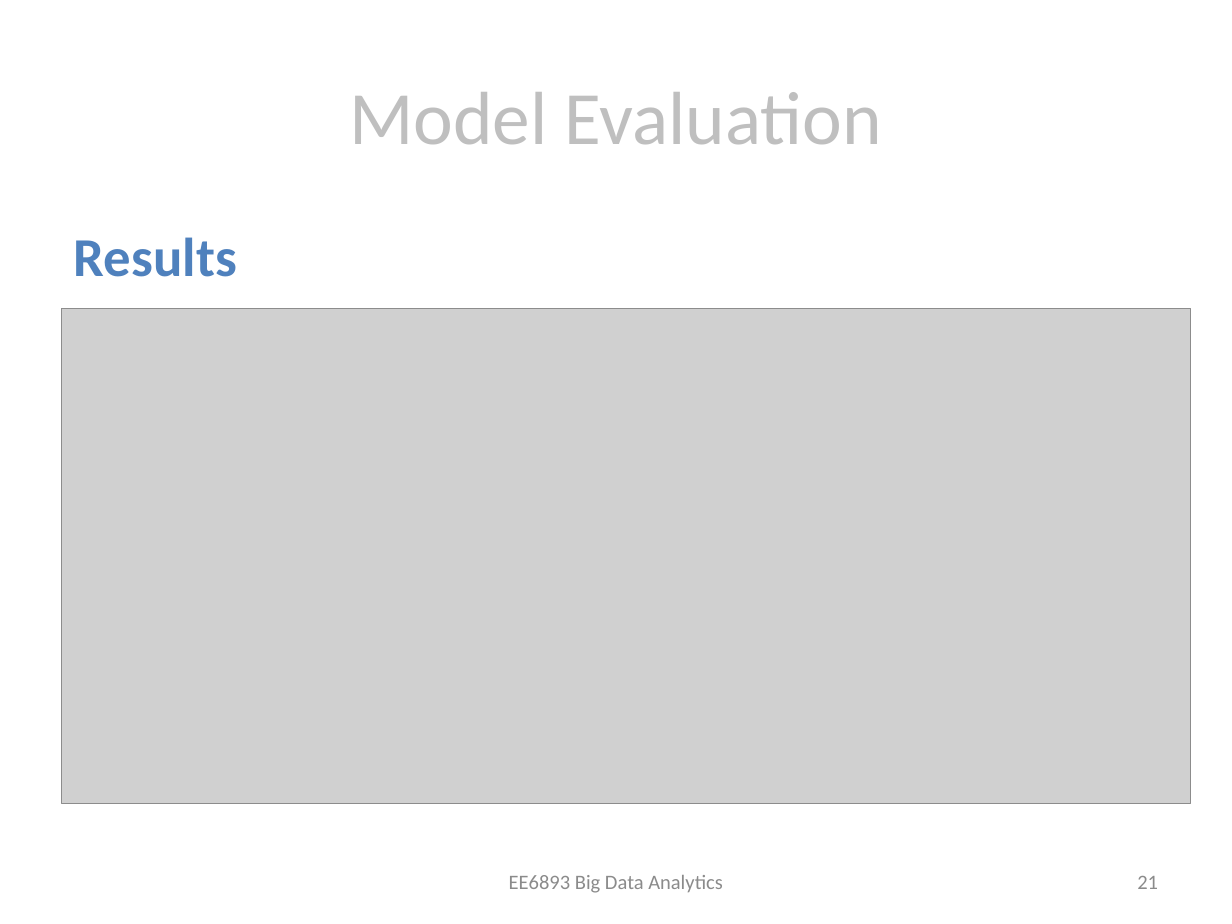
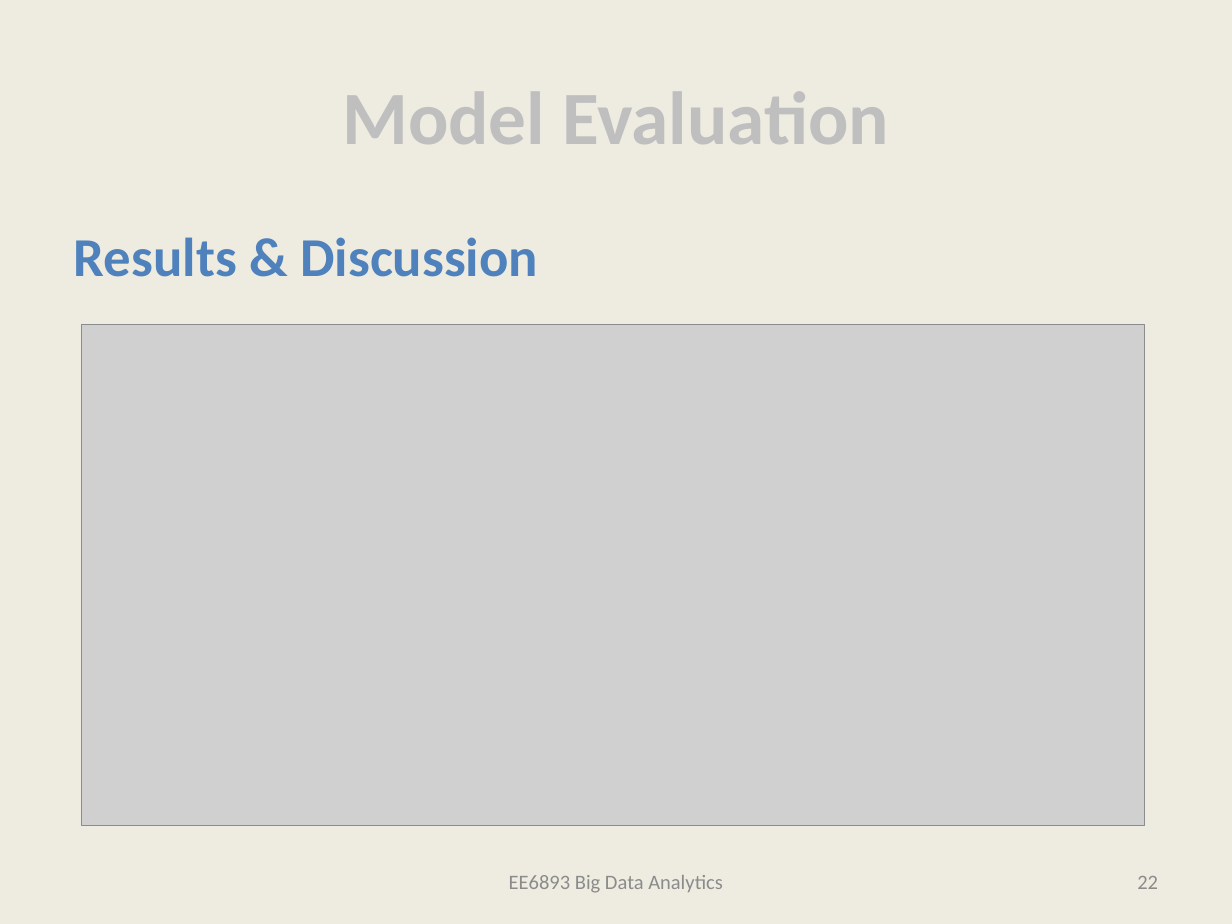
Before and after one commit to bertomartin/big-data-analytics, a slide deck: slide 21 of FinalPresentation.pptx (slide 20 before the commit). Drawn at 1232x924 pixels with LibreOffice and Linux fonts; fonts in the diff are those of the drawing; grey boxes stand for pictures. Boxes give left, top, right and bottom in pixels: in the first picture for what was removed or moved away, otherwise in the second. Text is boxed around its words. In the diff, an @@ line names an element or a change of style, - is before the commit and + after.

Commit message:
updating models. moving combined_features to live under models

```diff
--- a/FinalPresentation.pptx
+++ b/FinalPresentation.pptx
@@ background #FFFFFF to #EEECE1 @@
@@ title "Model Evaluation" at (342, 91, 889, 144): bold on @@
@@ text at (74, 237, 538, 277): text changed @@
-Results
+Results & Discussion
@@ picture: place and size @@
-picture at (62, 308, 1191, 803)
+picture at (81, 325, 1143, 825)
@@ page number at (1137, 876, 1158, 889): text changed @@
-21
+22
```
Also in this commit, not shown: 19 other slides changed, 6 slides added, 1 slide removed, 3 other files.
